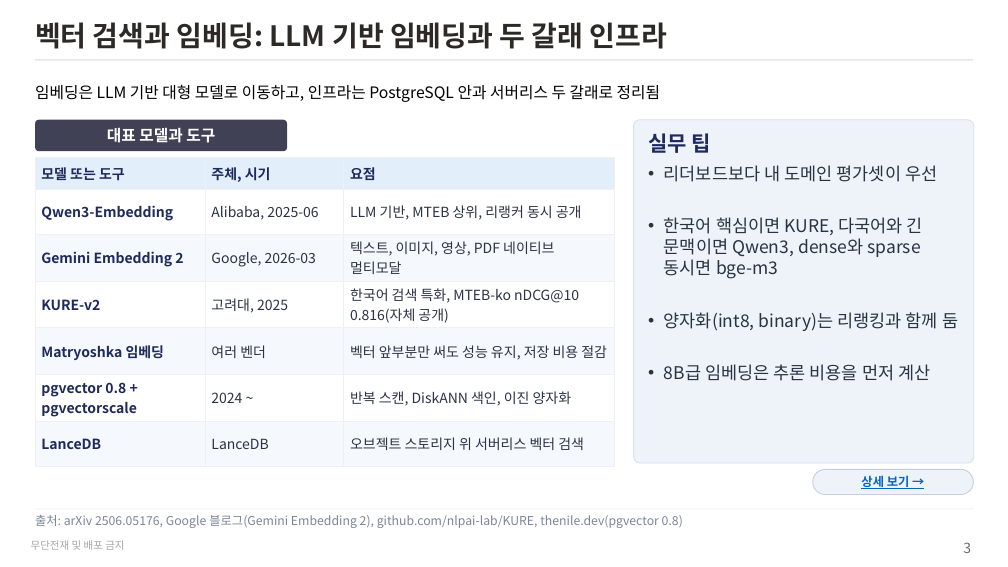
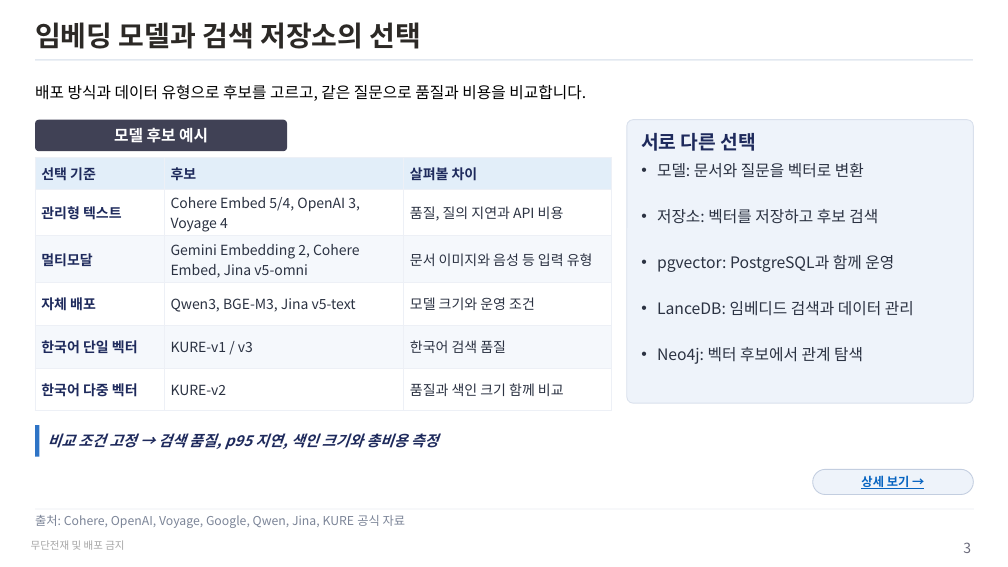
Before and after one commit to unicorn-campus/hybrid-ai, a slide deck: slide 3 of research/rag-trends-2026.pptx. Drawn at 1008x567 pixels with LibreOffice and Linux fonts; fonts in the diff are those of the drawing. Boxes give left, top, right and bottom in pixels: in the first picture for what was removed or moved away, otherwise in the second. Text is boxed around its words. In the diff, an @@ line names an element or a change of style, - is before the commit and + after.

Commit message:
RAG 동향 재검토와 Neo4j 및 Cohere 보완 내용을 PPT에 반영

```diff
--- a/research/rag-trends-2026.pptx
+++ b/research/rag-trends-2026.pptx
@@ title at (x1=35, y1=22, x2=422, y2=49): text changed @@
-벡터 검색과 임베딩: LLM 기반 임베딩과 두 갈래 인프라
+임베딩 모델과 검색 저장소의 선택
@@ text at (x1=35, y1=85, x2=586, y2=101): text changed @@
-임베딩은 LLM 기반 대형 모델로 이동하고, 인프라는 PostgreSQL 안과 서버리스 두 갈래로 정리됨
+배포 방식과 데이터 유형으로 후보를 고르고, 같은 질문으로 품질과 비용을 비교합니다.
@@ text in rounded rectangle at (x1=114, y1=127, x2=208, y2=143): text changed @@
-대표 모델과 도구
+모델 후보 예시
@@ rounded rectangle added at (x1=627, y1=120, x2=973, y2=403), fill #EEF3FA, outline #D9E0EC 1 pt, 18 pt, text #2B3242 @@
+서로 다른 선택
+• 모델: 문서와 질문을 벡터로 변환
+• 저장소: 벡터를 저장하고 후보 검색
+• pgvector: PostgreSQL과 함께 운영
+• LanceDB: 임베디드 검색과 데이터 관리
+• Neo4j: 벡터 후보에서 관계 탐색
@@ rounded rectangle removed at (x1=634, y1=120, x2=974, y2=463) @@
-실무 팁
-• 리더보드보다 내 도메인 평가셋이 우선
-• 한국어 핵심이면 KURE, 다국어와 긴 문맥이면 Qwen3, dense와 sparse 동시면 bge-m3
-• 양자화(int8, binary)는 리랭킹과 함께 둠
-• 8B급 임베딩은 추론 비용을 먼저 계산
@@ table at (x1=35, y1=158, x2=612, y2=401) @@
-row 1: 모델 또는 도구 | 주체, 시기 | 요점
-row 2: Qwen3-Embedding | Alibaba, 2025-06 | LLM 기반, MTEB 상위, 리랭커 동시 공개
-row 3: Gemini Embedding 2 | Google, 2026-03 | 텍스트, 이미지, 영상, PDF 네이티브 멀티모달
-row 4: KURE-v2 | 고려대, 2025 | 한국어 검색 특화, MTEB-ko nDCG@10 0.816(자체 공개)
-row 5: Matryoshka 임베딩 | 여러 벤더 | 벡터 앞부분만 써도 성능 유지, 저장 비용 절감
-row 6: pgvector 0.8 + pgvectorscale | 2024 ~ | 반복 스캔, DiskANN 색인, 이진 양자화
-row 7: LanceDB | LanceDB | 오브젝트 스토리지 위 서버리스 벡터 검색
+row 1: 선택 기준 | 후보 | 살펴볼 차이
+row 2: 관리형 텍스트 | Cohere Embed 5/4, OpenAI 3, Voyage 4 | 품질, 질의 지연과 API 비용
+row 3: 멀티모달 | Gemini Embedding 2, Cohere Embed, Jina v5-omni | 문서 이미지와 음성 등 입력 유형
+row 4: 자체 배포 | Qwen3, BGE-M3, Jina v5-text | 모델 크기와 운영 조건
+row 5: 한국어 단일 벡터 | KURE-v1 / v3 | 한국어 검색 품질
+row 6: 한국어 다중 벡터 | KURE-v2 | 품질과 색인 크기 함께 비교
@@ rectangle added at (x1=35, y1=425, x2=40, y2=457), fill #2E74C6 @@
@@ text added at (x1=48, y1=433, x2=438, y2=450), 17 pt, text #1E2A5C, bold, italic @@
+비교 조건 고정 → 검색 품질, p95 지연, 색인 크기와 총비용 측정
@@ text at (x1=35, y1=515, x2=406, y2=528): text changed @@
-출처: arXiv 2506.05176, Google 블로그(Gemini Embedding 2), github.com/nlpai-lab/KURE, thenile.dev(pgvector 0.8)
+출처: Cohere, OpenAI, Voyage, Google, Qwen, Jina, KURE 공식 자료
```
Also in this commit, not shown: 12 other slides changed, 1 slide added, 1 slide removed, 2 other files.
